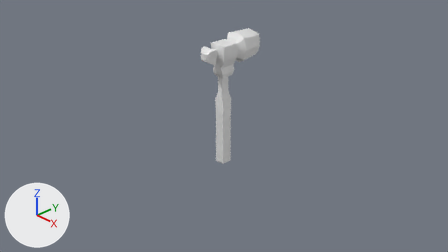
A saved change to the Blender file Res/BlenderSrc/Hammer.blend.
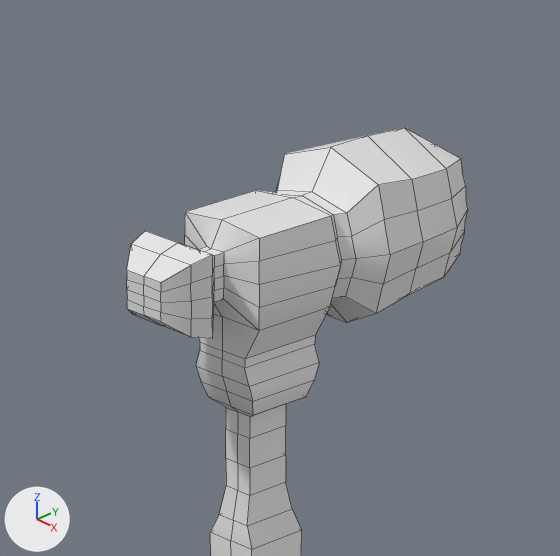
Each version is shown from the file's camera 'Camera', then close up on the part from 40% to 62% of the width and 2% to 41% of the height. Arrows for +X, +Y and +Z are at lower left; the lights stay in place. The close-ups show mesh edges as thin lines.

Script lines for the objects in view, before the commit:
```python
me_cube = bpy.data.meshes.new('Cube')
me_cube.from_pydata(...)  # 270 vertices, 251 faces; spans x -0.26..0.26, y -0.45..0.77, z -0.78..1.65
me_cube.polygons.foreach_set('use_smooth', [True] * 251)
ob_cube = bpy.data.objects.new('Cube', me_cube)
ob_cube.location = (0.0, 0.0, 0.0)
```
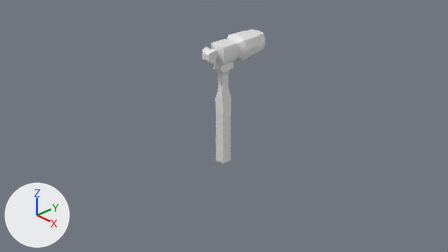
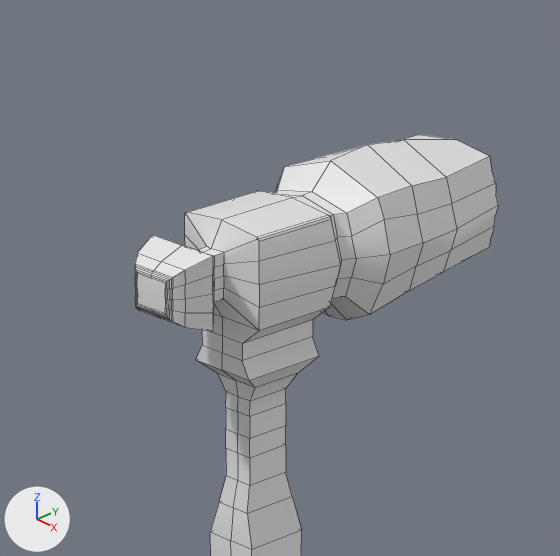
Pixel boxes (x1, y1, x2, y2) of what changed, in the close-ups (560 x 556 px):
'Cube', reshaped
    before: (127, 128, 468, 556)
    after: (135, 135, 498, 556)
part 1 of me_cube, built on
    before: (127, 128, 468, 548)
    after: (135, 135, 498, 548)

The change, as a list of edits to the scene's bpy script:
```text
Change me_cube:
    used by ob_cube; location = (0.0, 0.0, 0.0)
    remove me_cube.from_pydata(...)  # 270 vertices, 251 faces; spans x -0.26..0.26, y -0.45..0.77, z -0.78..1.65
    add me_cube.from_pydata(...)  # 339 vertices, 316 faces; spans x -0.26..0.26, y -0.42..0.87, z -0.78..1.62
    me_cube part 1
    17 vertices are removed from x -0.16..0.16, y -0.45..0.15, z 1.03..1.51
    42 faces are deleted
    12 vertices in x -0.06..0.06, y -0.1..0.09, z 0.55..0.73 move by (0.0, 0.0, 0.04)
    10 vertices in x -0.12..0.12, y -0.14..0.61, z 1.03..1.14 move by (0.0, 0.0, 0.02)
    8 vertices in x -0.21..0.21, y 0.3..0.61, z 1.11..1.29 move by (0.0, 0.0, 0.01)
    8 vertices in x -0.05..0.05, y -0.38..0.61, z 0.64..1.25 move by (0.0, 0.0, 0.03)
    4 vertices in x -0.21..0.21, y 0.46..0.61, z 1.46 move by (0.0, 0.0, -0.01)
    3 vertices in x -0.19..0.19, y -0.38..0.46, z 1.47..1.55 move by (0.0, 0.0, -0.02)
    85 vertices move from x -0.2..0.2, y -0.45..0.77, z 0.92..1.65 to x -0.2..0.2, y -0.41..0.87, z 0.95..1.62
    80 vertices are added at x -0.16..0.16, y -0.42..0.15, z 1.05..1.51
    6 new vertices lie (0.0, 0.29, 0.0) away from vertices in x -0.16..0.16, y -0.14, z 1.5..1.51
    107 new faces join them
```
